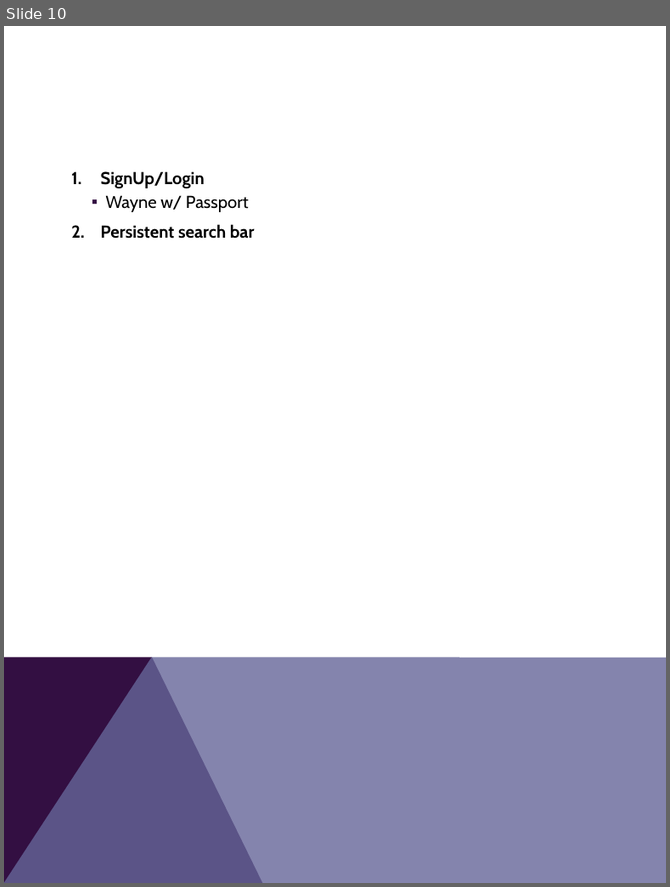
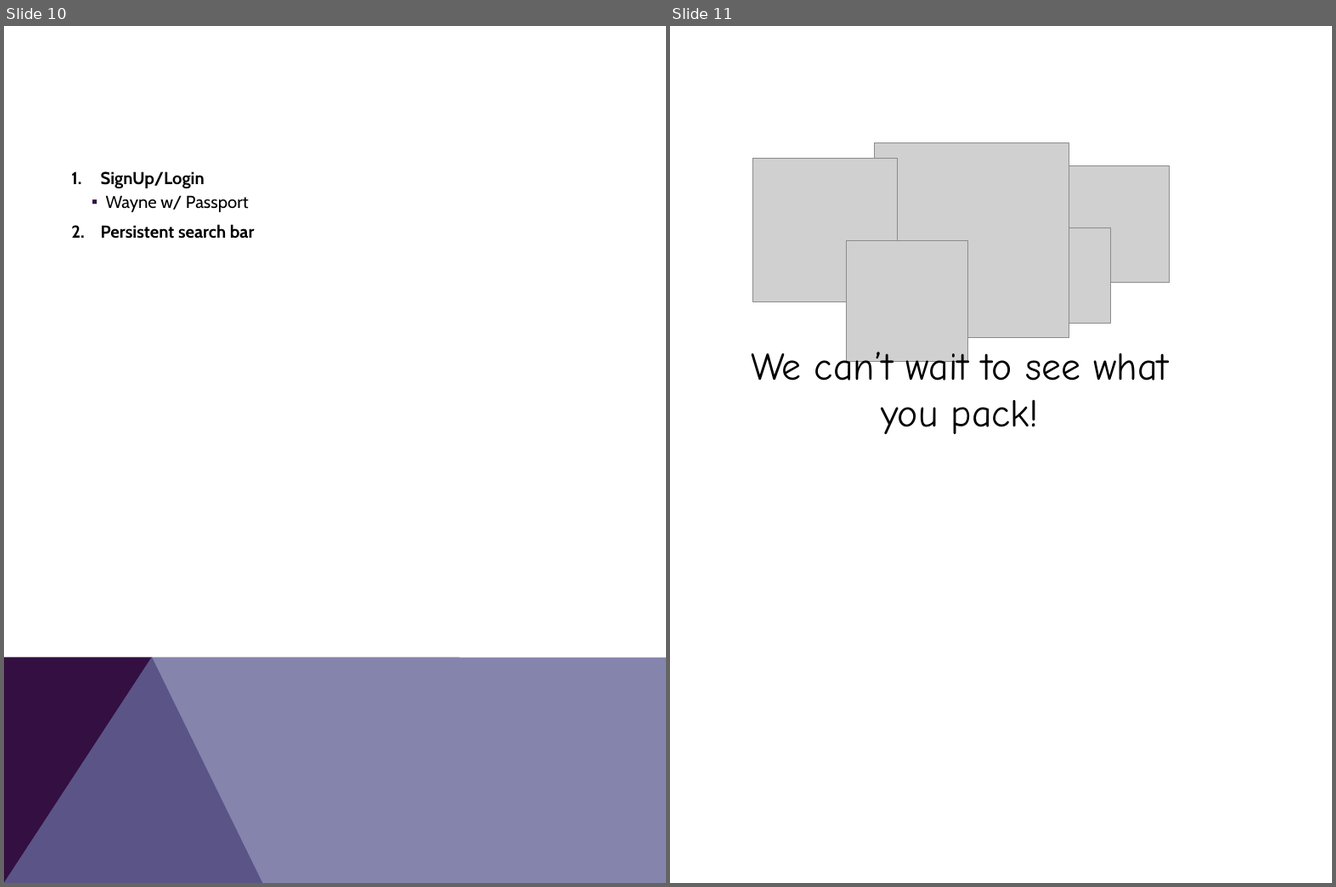
Before and after one commit to v-maxjohnson/Wander-Must, a slide deck: WanderMust_Proposal.pptx. Shown side by side, each under a label of ours: slide 10 before the commit, slides 10 and 11 after it. The pictures are 670x887 and 1336x887 pixels, drawn with LibreOffice and Linux fonts; fonts in the diff are those of the drawing; grey boxes stand for pictures. Boxes give left, top, right and bottom in pixels: in the first picture for what was removed or moved away, otherwise in the second. Text is boxed around its words. In the diff, an @@ line names an element or a change of style, - is before the commit and + after.

Commit message:
commiting develop pull

```diff
--- a/WanderMust_Proposal.pptx
+++ b/WanderMust_Proposal.pptx
@@ slide 11 added at box(670, 26, 1332, 883), background #FFFFFF; not listed: 2 template elements that a slide beside it also shows @@
@@ rectangle added at box(670, 26, 1332, 883), fill #FFFFFF, outline #FFFFFF 0.75 pt @@
@@ picture added at box(874, 142, 1069, 338) @@
@@ picture added at box(753, 158, 898, 301) @@
@@ picture added at box(1052, 165, 1169, 283) @@
@@ picture added at box(1016, 228, 1111, 324) @@
@@ picture added at box(846, 240, 968, 362) @@
@@ text added at box(751, 346, 1169, 434), 36 pt, text #000000 @@
+We can’t wait to see what you pack!
```
